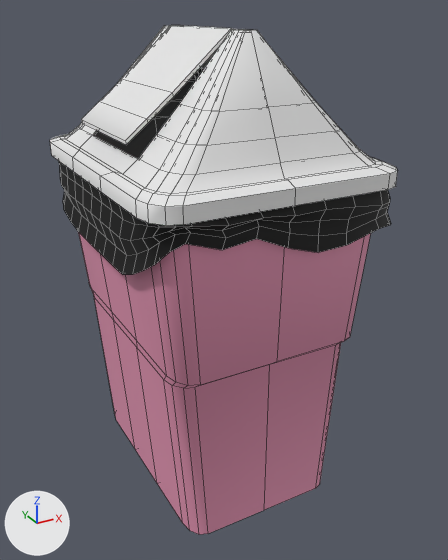
The FBX model Assets/3DModels/BañoComun/PapeleraLavabo/CuboBasuraBaño.fbx, before and after one commit.
One viewpoint serves both versions: a 50 mm camera at (-0.493, -0.959, 0.855) aimed at (0.022, -0.023, 0.387). Lighting does not change. The marker at lower left points along +X, +Y and +Z. Mesh edges are drawn as thin lines. Where no turn or scale is listed for an object, it has been applied to the vertices. Vertices at the same position are counted once.

The first picture shows 'TapaPapelera'.
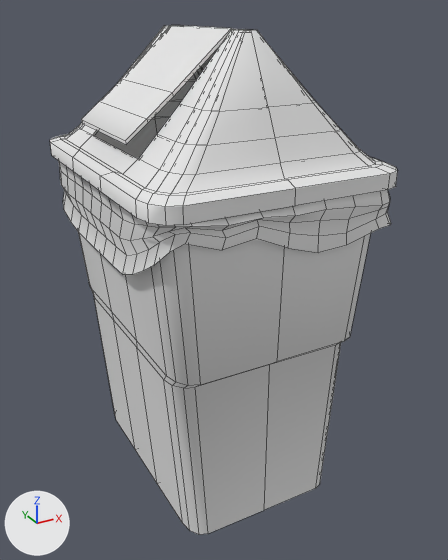
Pixel boxes [x1, y1, x2, y2] of what changed, in the pictures (448 x 560 px):
part 1 of me_cube_001, recoloured (black to grey): [93, 67, 203, 158] in both
part 2 of me_cube_001, recoloured: [78, 232, 371, 534] in both
part 3 of me_cube_001, recoloured (black to grey): [59, 161, 391, 275] in both

The edits, one by one:
me_cube_001 has 650 vertices, 596 faces and spans x -0.216..0.223, y -0.271..0.271, z 0.0..0.827.
me_cube_001 is used by ob_tapapapelera; location (0.0, 0.0, 0.0).
me_cube_001 no longer uses material mat_tapacubo (white #e7e7e7).
me_cube_001 part 1: all 117 faces that had it switch from mat_interiorpapelera (dark grey #616161) to mat_partesuperiorcubo (white #e7e7e7).
me_cube_001 part 2: all 91 faces that had it switch from mat_parteinferiorcubo (pink #e797b5) to mat_partesuperiorcubo (white #e7e7e7).
me_cube_001 part 3: all 168 faces that had it switch from mat_bolsabasura (black #000000) to mat_partesuperiorcubo (white #e7e7e7).
